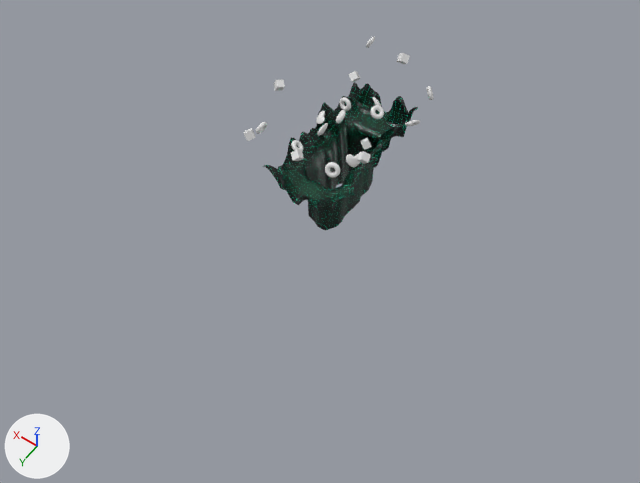
One commit to the glTF model Resources/Models/InterconnectStage/Interconnect.glb: the scene before it, then after it.
The view is the same before and after, from a camera (50 mm lens) standing at (-175.0, 265.0, 334.0) and looking at (-13.0, 37.0, -24.0). Every picture has the same lights, and +X, +Y and +Z are marked at lower left. Where no turn or scale is listed for an object, it has been applied to the vertices. Vertices at the same position are counted once.
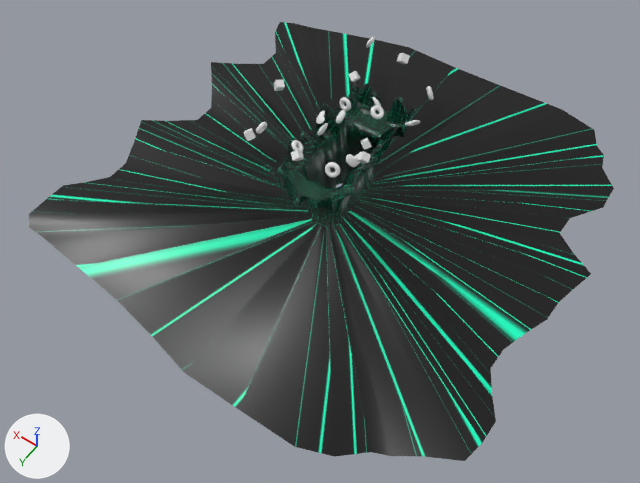
What differs and where, as boxes (x1, y1, x2, y2) in the pictures (640 x 483 px):
'Plane', reshaped (276% wider, 195% taller): before (263, 82, 418, 230); after (29, 22, 614, 461)
part 1 of me_plane_002, added (black): after (29, 22, 614, 461)

What the commit changed:
me_plane_002 is used by ob_plane; location (0.0, 0.0, 0.0).
me_plane_002 had 895 vertices, 1600 faces and spanned x -23.6..20.4, y -41.5..40.2, z -37.2..18.4.
me_plane_002 now has 953 vertices, 1716 faces and spans x -133.3..130.8, y -134.4..131.6, z -39.7..18.4.
Part 1, on me_plane_002:
53 vertices are added at x -133.3..130.8, y -134.4..131.6, z -39.7..-34.4.
5 new vertices lie (0.0, 12.7, 0.0) away from vertices in x -117.4..115.9, y -80.7..47.2, z -39.5..-37.0.
116 new faces join them.
